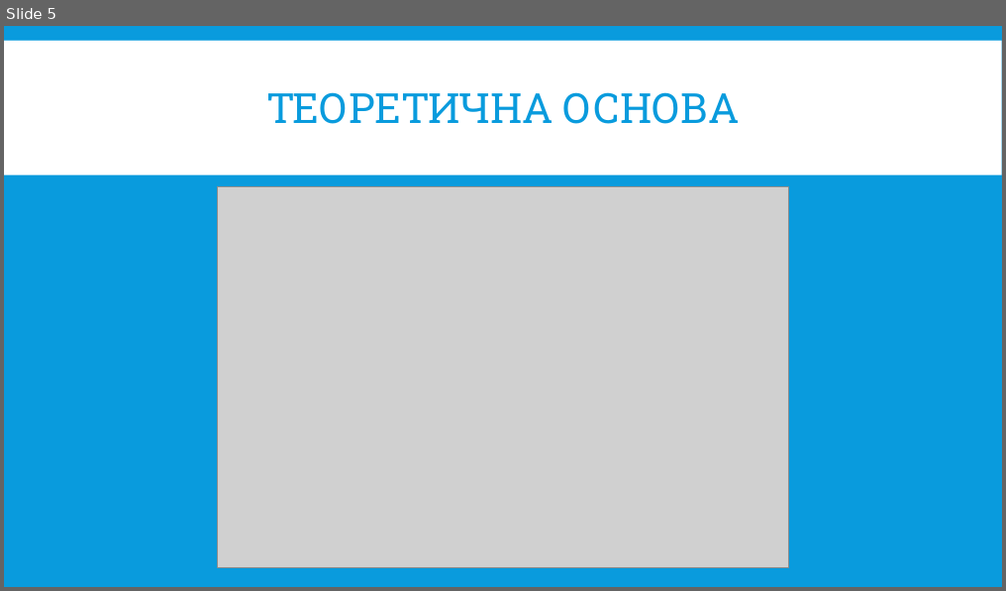
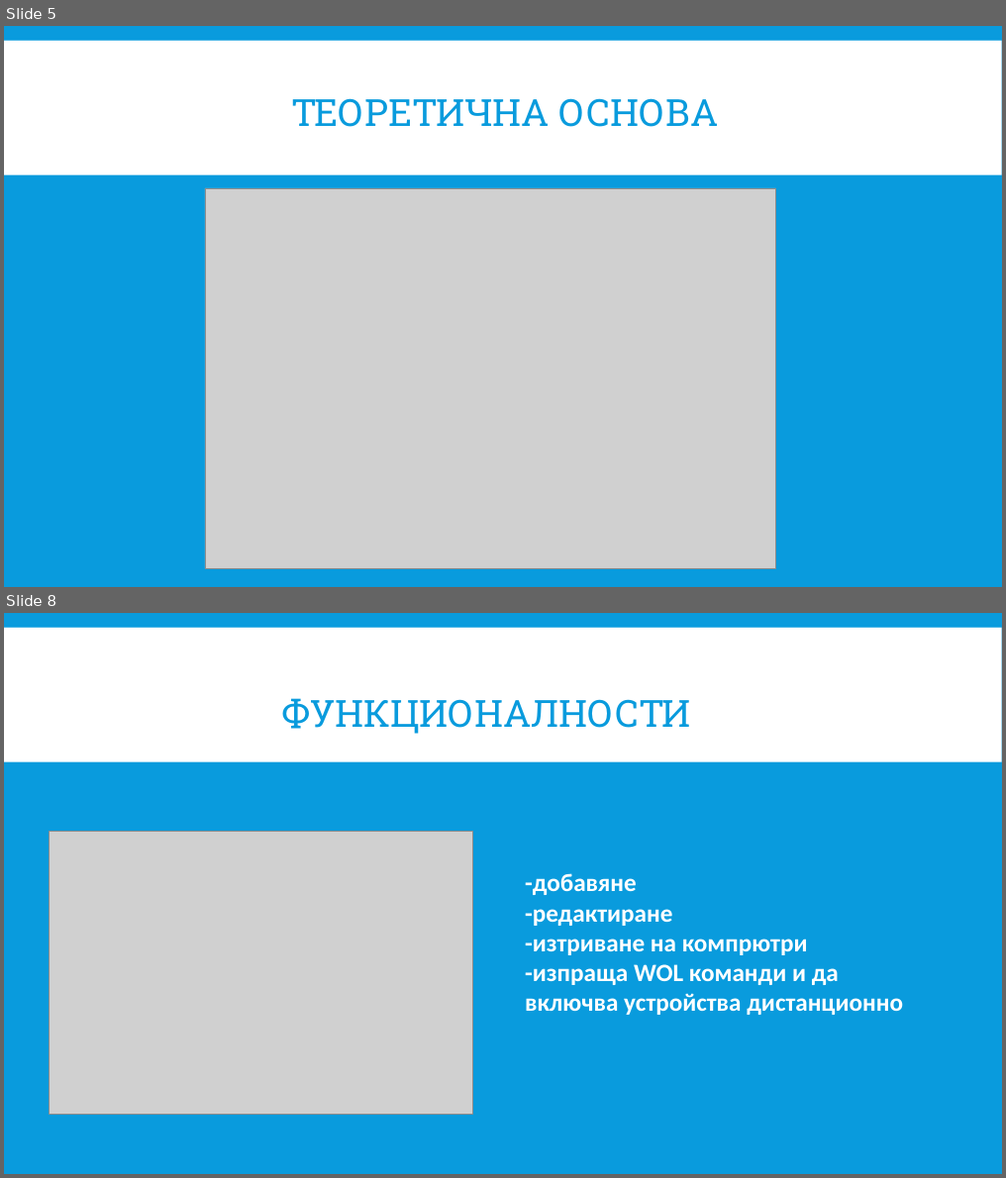
Before and after one commit to pgee-dzi2024/ThemeSP_2607, a slide deck: DR/защита.pptx. Shown one above the other, each under a label of ours: slide 5 before the commit, slides 5 and 8 after it; the slides between them are not shown. The pictures are 1006x591 and 1006x1178 pixels, drawn with LibreOffice and Linux fonts; fonts in the diff are those of the drawing; grey boxes stand for pictures. Boxes give left, top, right and bottom in pixels: in the first picture for what was removed or moved away, otherwise in the second. Text is boxed around its words. In the diff, an @@ line names an element or a change of style, - is before the commit and + after.

```diff
--- a/DR/защита.pptx
+++ b/DR/защита.pptx
@@ slide 8 added at <box>4,613,1002,1174</box>, background #099BDD; not listed: 1 template element that a slide beside it also shows @@
@@ title added at <box>281,698,691,734</box>, 36 pt, text #099BDD @@
+ФУНКЦИОНАЛНОСТИ
@@ picture added at <box>49,832,472,1114</box> @@
@@ text added at <box>525,873,903,1015</box>, 24 pt, text #FFFFFF, bold @@
+-добавяне
+-редактиране
+-изтриване на компрютри
+-изпраща WOL команди и да включва устройства дистанционно
@@ slide 5 changed as well @@
@@ title "ТЕОРЕТИЧНА ОСНОВА" at <box>291,98,718,127</box>: size 40 to 36 pt @@
@@ picture: place and size @@
-picture at <box>218,187,788,568</box>
+picture at <box>205,188,776,569</box>
```
Also in this commit, not shown: 7 other slides changed, 1 other slide added, 2 slides removed.
